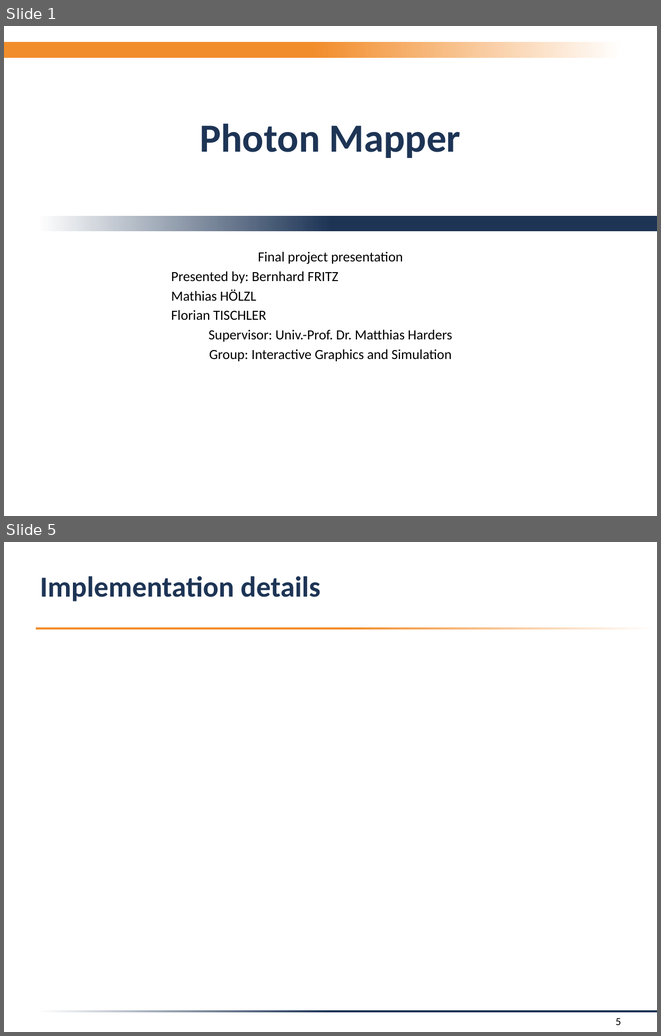
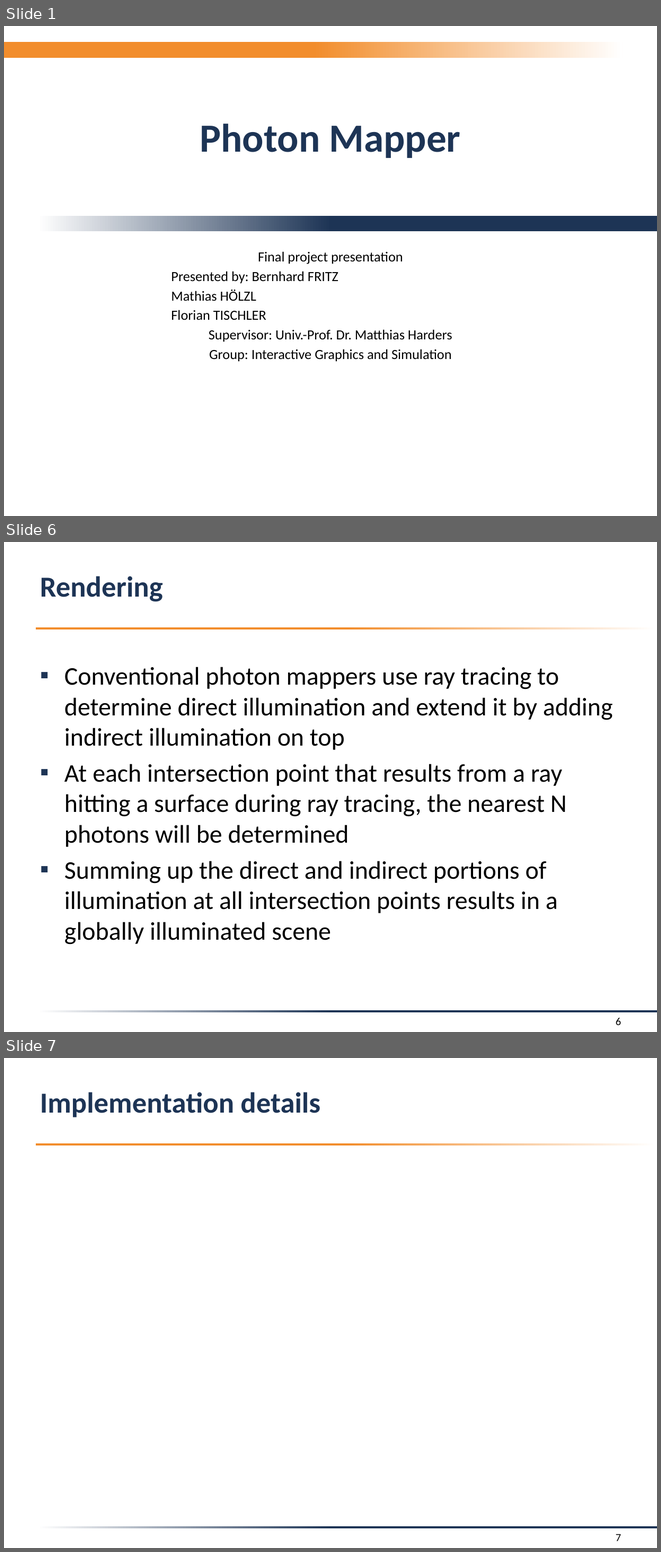
Before and after one commit to f-tischler/FortgeschritteneComputergrafik, a slide deck: Präsentation/presentation.pptx. Shown one above the other, each under a label of ours: slides 1 and 5 before the commit, slides 1, 6 and 7 after it; the slides between them are not shown. The pictures are 661x1036 and 661x1552 pixels, drawn with LibreOffice and Linux fonts; fonts in the diff are those of the drawing; background and template pictures are left out. Boxes give left, top, right and bottom in pixels: in the first picture for what was removed or moved away, otherwise in the second. Text is boxed around its words. In the diff, an @@ line names an element or a change of style, - is before the commit and + after.

```diff
--- a/Präsentation/presentation.pptx
+++ b/Präsentation/presentation.pptx
@@ slide 6 added at (4,542,657,1032), background #FFFFFF; not listed: 2 template elements that a slide beside it also shows @@
@@ title added at (40,576,163,602), 32 pt, text #1D3455, bold @@
+Rendering
@@ text added at (64,667,613,944), 28 pt, text #000000 @@
+▪ Conventional photon mappers use ray tracing to determine direct illumination and extend it by adding indirect illumination on top
+▪ At each intersection point that results from a ray hitting a surface during ray tracing, the nearest N photons will be determined
+▪ Summing up the direct and indirect portions of illumination at all intersection points results in a globally illuminated scene
@@ page number added at (616,1017,621,1025), 12 pt, text #000000 @@
+6
@@ what was slide 5 is now slide 7 @@
@@ page number at (616,1534,621,1541): text changed @@
-5
+7
```
Also in this commit, not shown: 3 slides changed, 3 other slides added, 2 slides removed, 3 other files.
